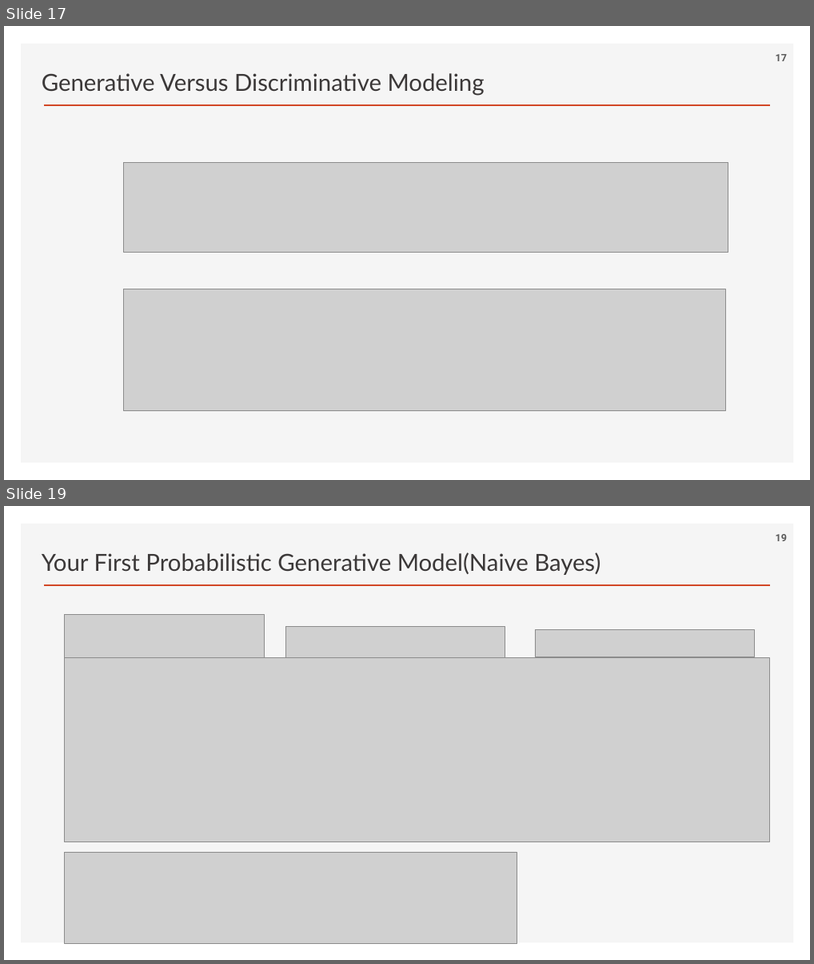
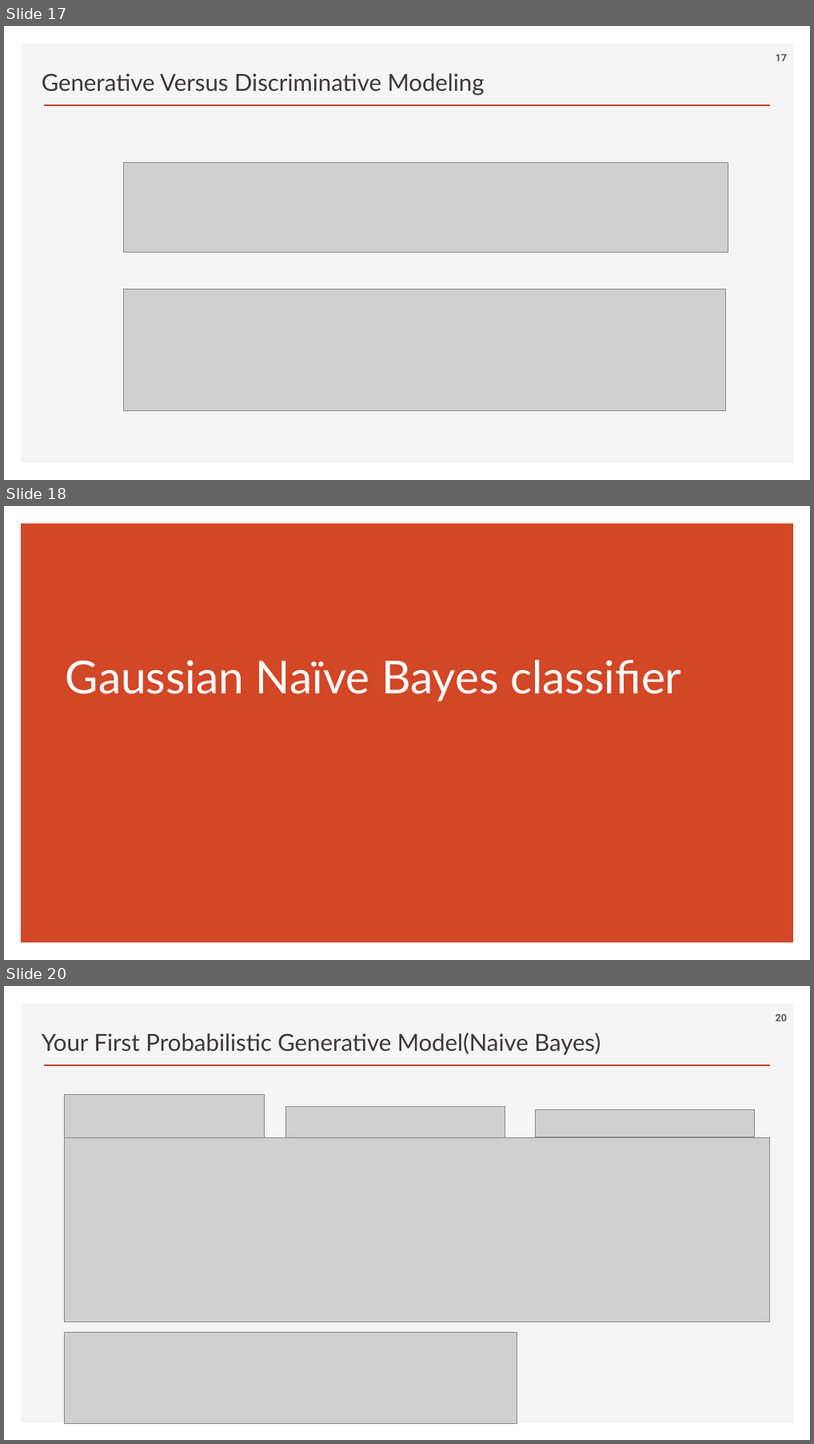
Before and after one commit to ancestor9/2026_Fall_Generative-Deep-Learning, a slide deck: Chapter 01 Generative Deep Learning.pptx. Shown one above the other, each under a label of ours: slides 17 and 19 before the commit, slides 17, 18 and 20 after it; the slides between them are not shown. The pictures are 814x964 and 814x1444 pixels, drawn with LibreOffice and Linux fonts; fonts in the diff are those of the drawing; grey boxes stand for pictures; background and template pictures are left out. Boxes give left, top, right and bottom in pixels: in the first picture for what was removed or moved away, otherwise in the second. Text is boxed around its words. In the diff, an @@ line names an element or a change of style, - is before the commit and + after.

```diff
--- a/Chapter 01 Generative Deep Learning.pptx
+++ b/Chapter 01 Generative Deep Learning.pptx
@@ slide 18 added at (4, 506, 810, 960), background #FFFFFF @@
@@ rectangle added at (21, 524, 794, 943), fill #D24726 @@
@@ title added at (66, 660, 682, 701), 54 pt, text #FFFFFF @@
+Gaussian Naïve Bayes classifier
@@ what was slide 19 is now slide 20 @@
@@ page number at (776, 1014, 787, 1021): text changed @@
-19
+20
```
Also in this commit, not shown: 3 slides changed.
